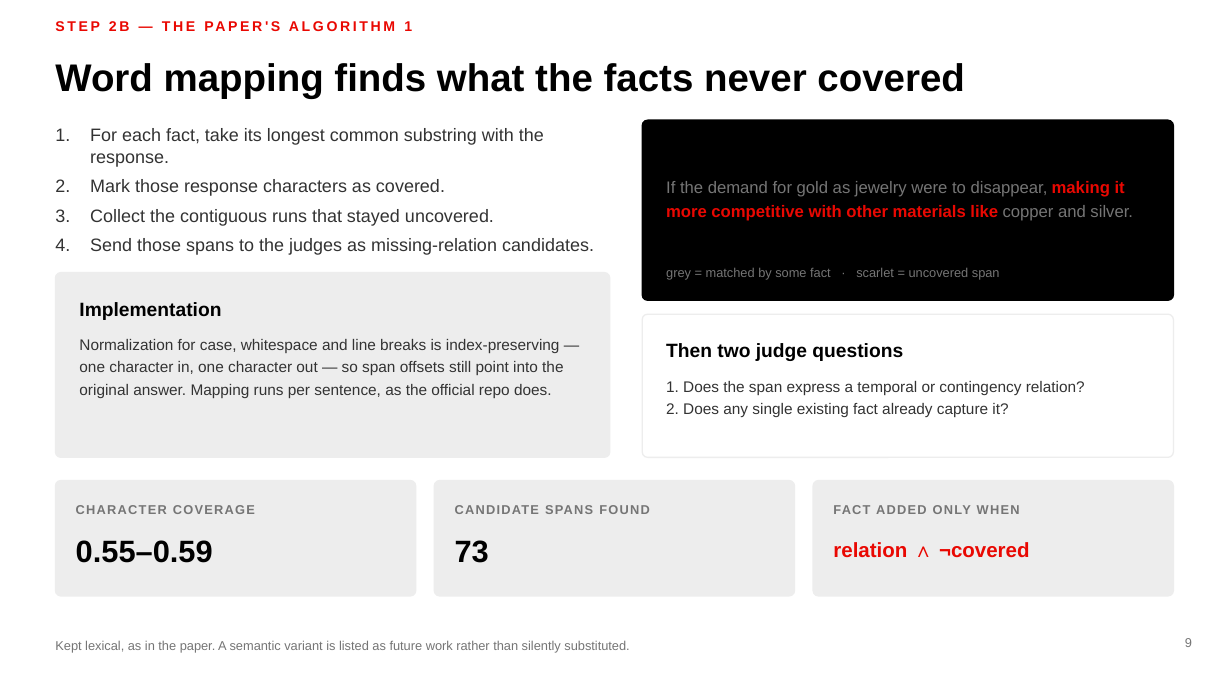
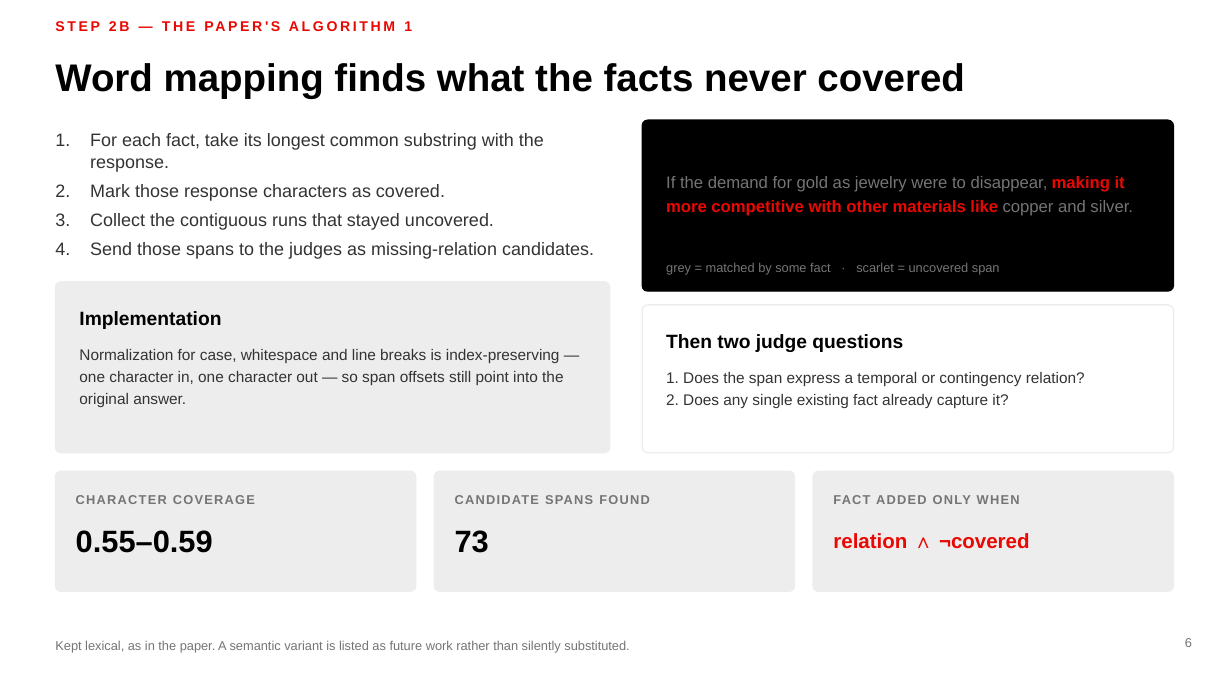
Before and after one commit to MadhavKrishna06/Verifact-Lite, a slide deck: slide 6 of presentation/VERIFACT-Lite-TTU.pptx (slide 9 before the commit). Drawn at 1232x693 pixels with LibreOffice and Linux fonts; fonts in the diff are those of the drawing. Boxes give left, top, right and bottom in pixels: in the first picture for what was removed or moved away, otherwise in the second. Text is boxed around its words. In the diff, an @@ line names an element or a change of style, - is before the commit and + after.

```diff
--- a/presentation/VERIFACT-Lite-TTU.pptx
+++ b/presentation/VERIFACT-Lite-TTU.pptx
@@ text "For each fact, take its ...": place and size @@
-text "For each fact, take its ..." at [90, 128, 594, 255]
+text "For each fact, take its ..." at [90, 133, 594, 259]
@@ rounded rectangle: place and size @@
-rounded rectangle at [642, 120, 1174, 300]
+rounded rectangle at [642, 120, 1174, 291]
@@ text "If the demand for gold ...": place and size @@
-text "If the demand for gold ..." at [666, 181, 1133, 221]
+text "If the demand for gold ..." at [666, 176, 1133, 216]
@@ text "grey = matched by some ...": place and size @@
-text "grey = matched by some ..." at [666, 268, 1000, 280]
+text "grey = matched by some ..." at [666, 263, 1000, 274]
@@ rounded rectangle: place and size @@
-rounded rectangle at [55, 273, 610, 457]
+rounded rectangle at [55, 282, 610, 453]
@@ text "Implementation": place and size @@
-text "Implementation" at [79, 302, 221, 320]
+text "Implementation" at [79, 311, 221, 329]
@@ rounded rectangle: place and size @@
-rounded rectangle at [642, 314, 1174, 457]
+rounded rectangle at [642, 305, 1174, 453]
@@ text at [79, 349, 563, 407]: text changed @@
-Normalization for case, whitespace and line breaks is index-preserving — one character in, one character out — so span offsets still point into the original answer. Mapping runs per sentence, as the official repo does.
+Normalization for case, whitespace and line breaks is index-preserving — one character in, one character out — so span offsets still point into the original answer.
@@ text "1. Does the span express ...": place and size @@
-text "1. Does the span express ..." at [666, 381, 1085, 417]
+text "1. Does the span express ..." at [666, 372, 1085, 408]
@@ rounded rectangle: place and size @@
-rounded rectangle at [55, 481, 416, 596]
+rounded rectangle at [55, 471, 416, 592]
@@ rounded rectangle: place and size @@
-rounded rectangle at [434, 481, 795, 596]
+rounded rectangle at [434, 471, 795, 592]
@@ proportions changed in 6 elements at [55, 282, 610, 453], [642, 120, 1174, 291], [642, 305, 1174, 453], [55, 471, 416, 592], [434, 471, 795, 592], [813, 471, 1174, 592] @@
@@ rounded rectangle: place and size @@
-rounded rectangle at [813, 481, 1174, 596]
+rounded rectangle at [813, 471, 1174, 592]
@@ 7 texts: place and size @@
-7 texts at [76, 343, 1029, 563]
+7 texts at [76, 334, 1029, 553]
@@ page number at [1185, 638, 1192, 647]: text changed @@
-9
+6
```
Also in this commit, not shown: 13 other slides changed, 2 slides added, 7 slides removed, 1 other file.
